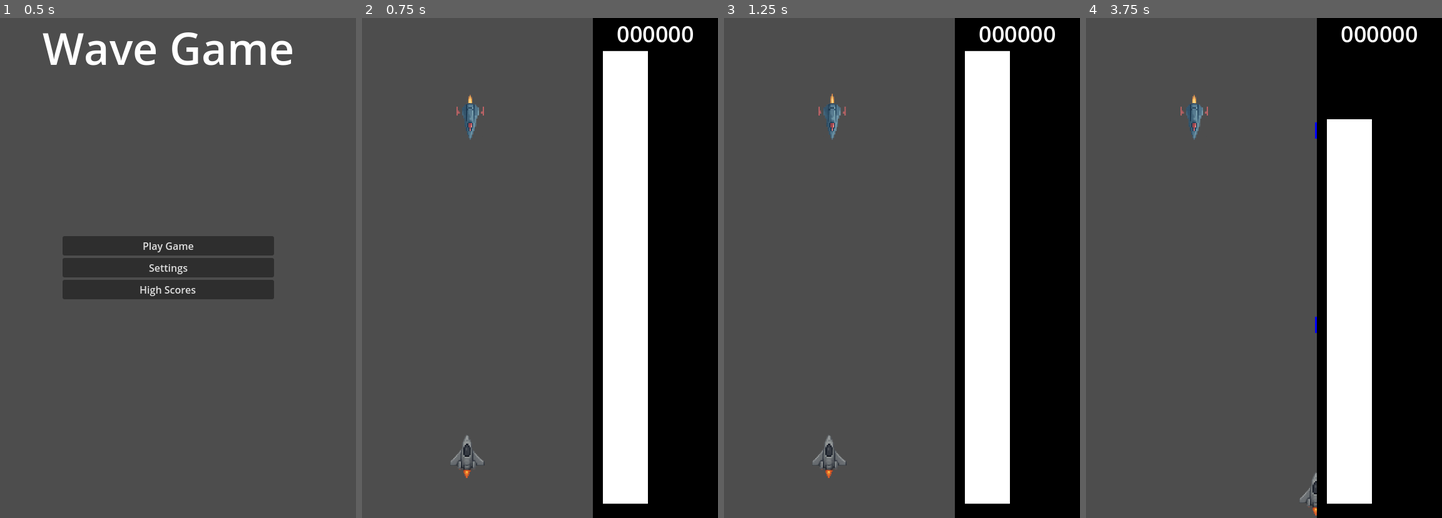
Above: before the commit, frames 1-4 (left to right).
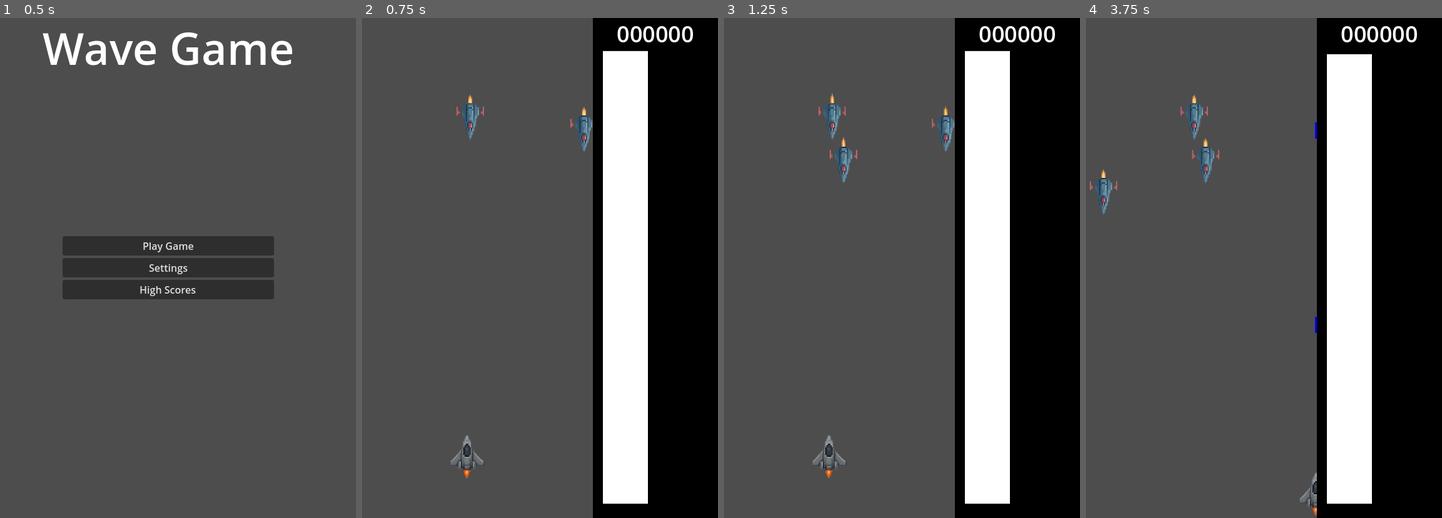
Above: after the commit, the same moments.

Repository: parkernalch/wave-jam
Game: Godot game, scene res://Scenes/Menus/menus.tscn
The game is run twice, just before and just after one commit, with the same random seed, the same clock (stepped at 60 frames per second) and the same inputs. The engine's default icon, where the game draws it, is replaced by a stand-in: a white triangle on a blue panel in a dark square.
Inputs (mouse positions are in pixels of both pictures, inside the frame that each line leads up to):
- Up to frame 1 (0.5 s): no input
- Up to frame 2 (0.75 s): click "Play Game" at 0.5 s
- Up to frame 3 (1.25 s): no input
- Up to frame 4 (3.75 s): move the mouse to (1335, 243) at 1.27 s; hold D (right) 1.28-2.03 s; hold Right mouse button (shoot) 1.28-2.03 s; move the mouse to (1178, 293) at 2.02 s; hold S (down) 2.03-2.78 s; tap Shift (boost) at 2.1 s; right-click (1178, 293) at 2.3 s; move the mouse to (1292, 158) at 2.77 s; hold D (right) 2.78-3.53 s; hold Right mouse button (shoot) 2.78-3.53 s; click (1292, 158) at 2.85 s; move the mouse to (1235, 368) at 3.52 s; hold W (up) from 3.53 s (still down); right-click (1235, 368) at 3.6 s

Frame 1 is identical in both runs. In frame 2, 0.2% of the frame differs, in the area x 58-65%, y 17-27%; in frame 3, 0.5%; in frame 4, 2.2%, in the area x 1-81%, y 7-40%.

Commit message:
amplitude no longer decreases when shoot is held

Diff:
--- a/Entities/Player/Player.gd
+++ b/Entities/Player/Player.gd
@@ -24,8 +24,6 @@
 	if Input.is_action_just_pressed("change_form"):
 		change_form()
 	elif Input.is_action_pressed("shoot"):
-		amplitude -= 10 * delta
-		signal_bus.amplitude_changed.emit(amplitude)
 		shoot()
 
 func change_form():
@@ -56,10 +54,12 @@
 		bullet.global_position = bullet_spawn.global_position
 		bullet.shoot(bullet_speed, current_form)
 		can_shoot = false
+		amplitude -= 1
+		signal_bus.amplitude_changed.emit(amplitude)
 		shoot_cooldown_timer.start()
 
 func _on_enemy_hit():
-	amplitude = min(amplitude + 1, max_amplitude)
+	amplitude = min(amplitude + 5, max_amplitude)
 	signal_bus.amplitude_changed.emit(amplitude)
 
 func _reset_shoot_cooldown():
--- a/Scenes/Game/game.tscn
+++ b/Scenes/Game/game.tscn
@@ -144,7 +144,6 @@
 position = Vector2(204.00002, 147)
 
 [node name="Enemy2" parent="." instance=ExtResource("3_qikps")]
-visible = false
 position = Vector2(441, 115.000015)
 
 [node name="AnimationPlayer" type="AnimationPlayer" parent="Enemy2"]
@@ -154,7 +153,6 @@
 autoplay = "move"
 
 [node name="Enemy3" parent="." instance=ExtResource("3_qikps")]
-visible = false
 position = Vector2(427, 145)
 
 [node name="AnimationPlayer" type="AnimationPlayer" parent="Enemy3"]
